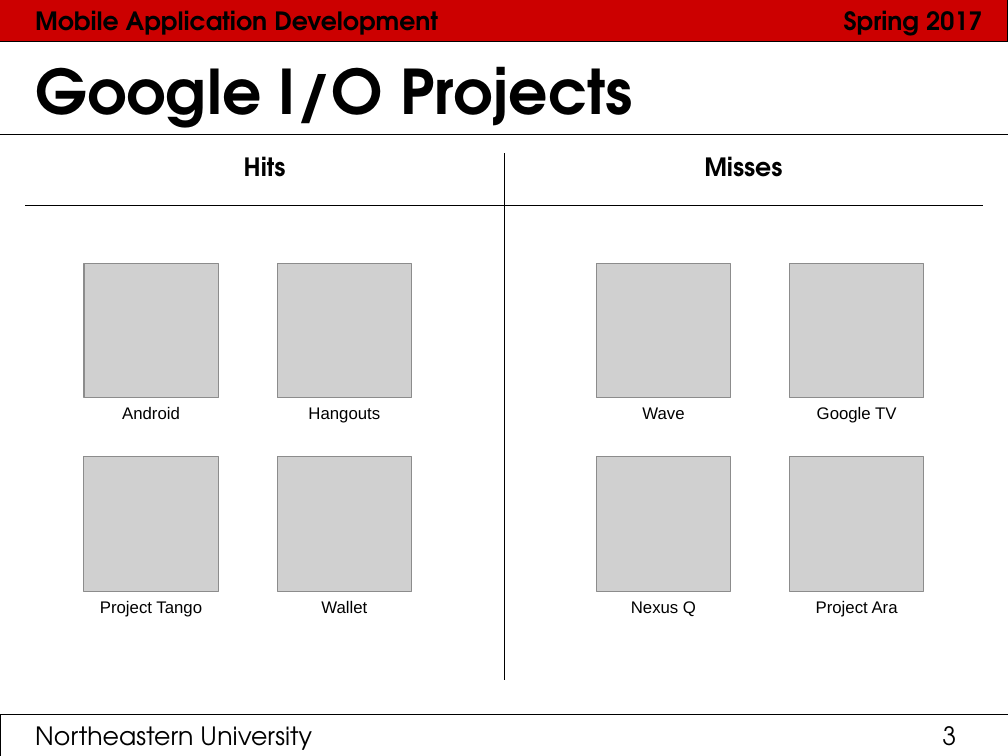
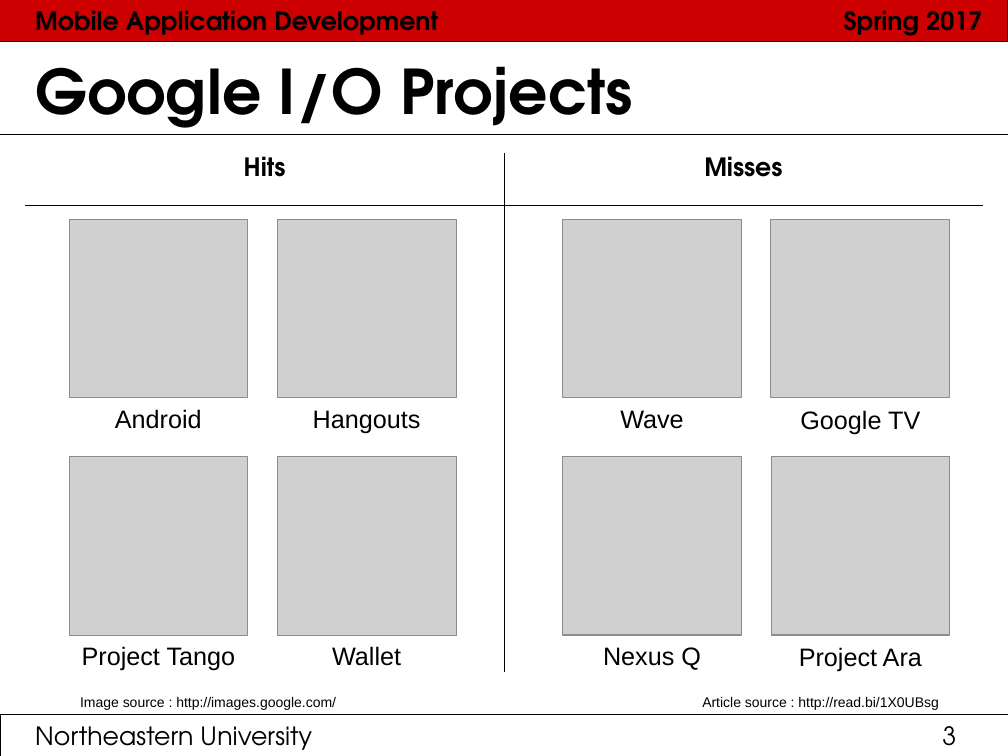
Before and after one commit to bharat94/MAD_Docs, a slide deck: slide 3 of PaperPresentation.ppt. Drawn at 1008x756 pixels with LibreOffice and Linux fonts; fonts in the diff are those of the drawing; grey boxes stand for pictures. Boxes give left, top, right and bottom in pixels: in the first picture for what was removed or moved away, otherwise in the second. Text is boxed around its words. In the diff, an @@ line names an element or a change of style, - is before the commit and + after.

Commit message:
done with IO slide

```diff
--- a/PaperPresentation.ppt
+++ b/PaperPresentation.ppt
@@ table resized from (x1=25, y1=153, x2=983, y2=680) to (x1=25, y1=153, x2=983, y2=672) @@
@@ picture resized from (x1=84, y1=263, x2=219, y2=397) to (x1=70, y1=219, x2=248, y2=397) @@
@@ picture resized from (x1=277, y1=263, x2=411, y2=397) to (x1=277, y1=219, x2=456, y2=397) @@
@@ picture resized from (x1=597, y1=263, x2=732, y2=397) to (x1=562, y1=219, x2=741, y2=397) @@
@@ picture resized from (x1=789, y1=263, x2=924, y2=397) to (x1=771, y1=219, x2=951, y2=397) @@
@@ text "Android" moved from (x1=122, y1=407, x2=180, y2=419) to (x1=115, y1=409, x2=202, y2=429) @@
@@ text "Wave" moved from (x1=642, y1=407, x2=684, y2=419) to (x1=620, y1=410, x2=683, y2=429) @@
@@ text "Google TV" moved from (x1=817, y1=407, x2=896, y2=423) to (x1=800, y1=410, x2=920, y2=435) @@
@@ picture resized from (x1=84, y1=457, x2=219, y2=591) to (x1=70, y1=457, x2=248, y2=635) @@
@@ picture resized from (x1=277, y1=457, x2=411, y2=591) to (x1=277, y1=457, x2=456, y2=635) @@
@@ picture resized from (x1=596, y1=457, x2=731, y2=592) to (x1=562, y1=457, x2=741, y2=635) @@
@@ picture resized from (x1=789, y1=457, x2=924, y2=592) to (x1=771, y1=457, x2=950, y2=635) @@
@@ text "Project Tango" moved from (x1=100, y1=601, x2=202, y2=617) to (x1=82, y1=646, x2=236, y2=671) @@
@@ size 12 to 18 pt in 8 elements at (x1=800, y1=410, x2=920, y2=435), (x1=115, y1=409, x2=202, y2=429), (x1=620, y1=410, x2=683, y2=429), (x1=313, y1=410, x2=421, y2=433), (x1=799, y1=647, x2=922, y2=672), (x1=82, y1=646, x2=236, y2=671), (x1=603, y1=647, x2=701, y2=670), (x1=332, y1=646, x2=401, y2=666) @@
@@ text "Wallet" moved from (x1=321, y1=601, x2=367, y2=613) to (x1=332, y1=646, x2=401, y2=666) @@
@@ text "Nexus Q" moved from (x1=631, y1=601, x2=696, y2=616) to (x1=603, y1=647, x2=701, y2=670) @@
@@ text "Project Ara" moved from (x1=816, y1=601, x2=898, y2=617) to (x1=799, y1=647, x2=922, y2=672) @@
@@ text added at (x1=80, y1=697, x2=336, y2=710), 10 pt, text #000000 @@
+Image source : http://images.google.com/
@@ text added at (x1=702, y1=697, x2=938, y2=710), 10 pt, text #000000 @@
+Article source : http://read.bi/1X0UBsg
```
Also in this commit, not shown: 1 other slide changed, 1 slide added, 1 slide removed.
